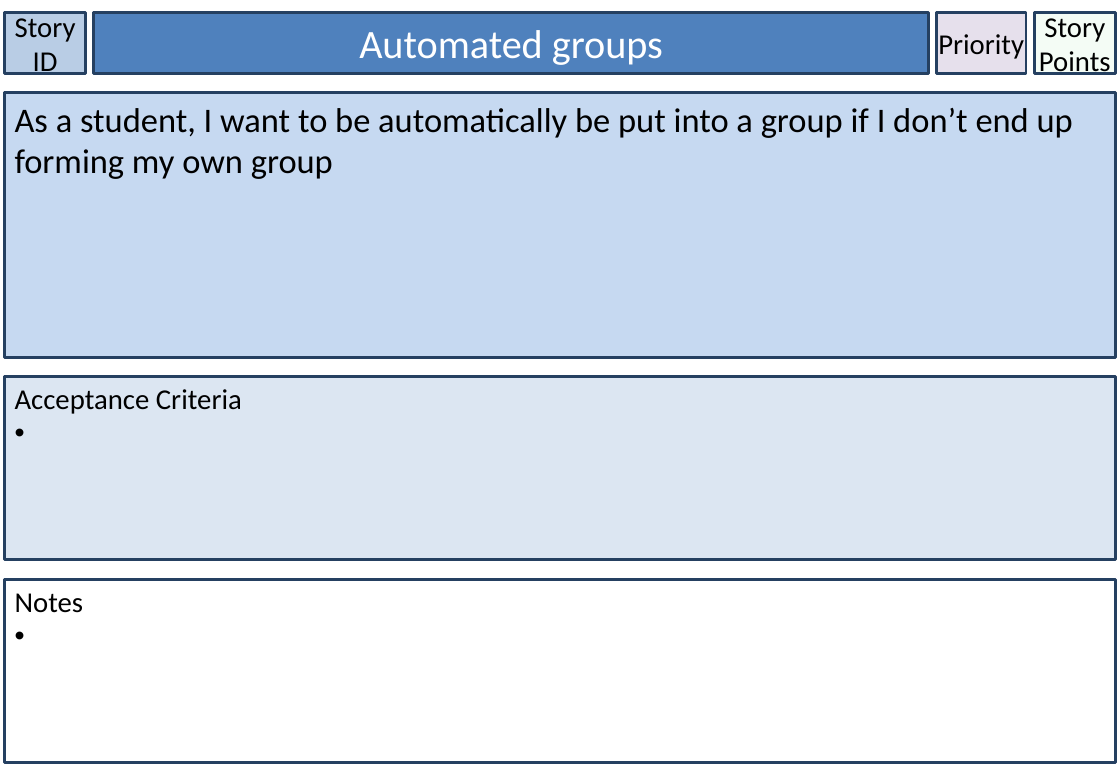
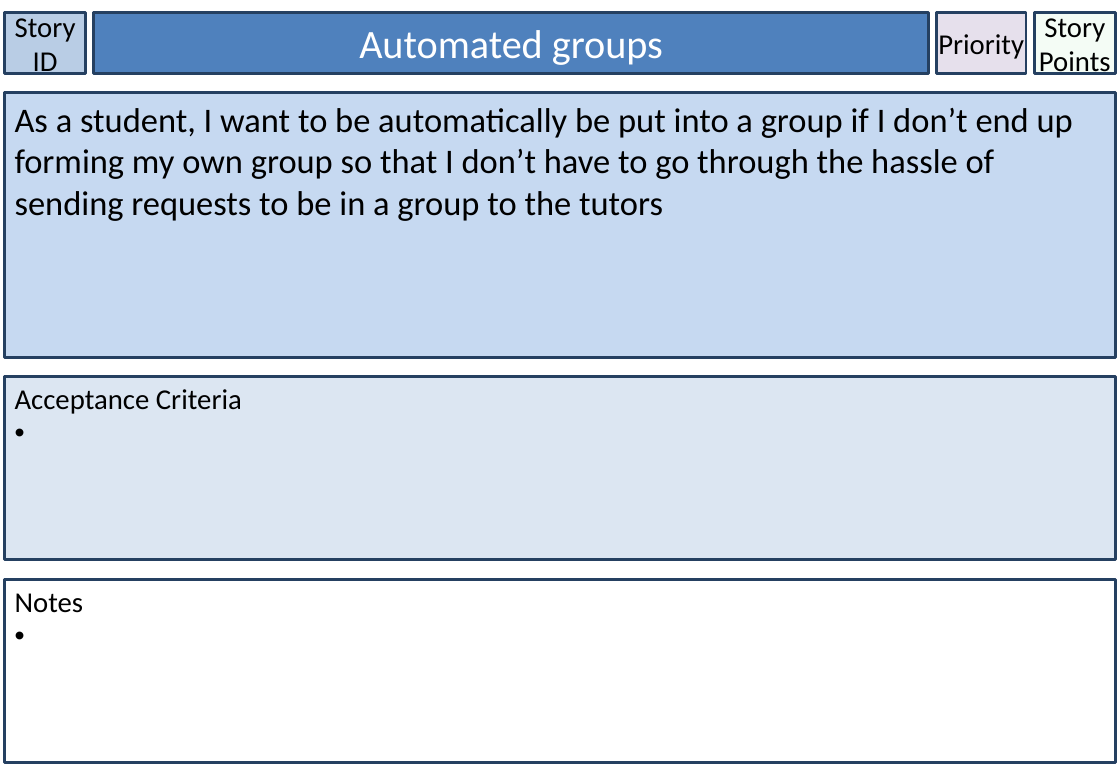
Before and after one commit to BrissyKim/group14, a slide deck: slide 3 of User_story/User stories - Sean.pptx. Drawn at 1120x775 pixels with LibreOffice and Linux fonts; fonts in the diff are those of the drawing. Boxes give left, top, right and bottom in pixels: in the first picture for what was removed or moved away, otherwise in the second. Text is boxed around its words. In the diff, an @@ line names an element or a change of style, - is before the commit and + after.

```diff
--- a/User_story/User stories - Sean.pptx
+++ b/User_story/User stories - Sean.pptx
@@ text in rectangle at (x1=15, y1=108, x2=1073, y2=221): text changed @@
-As a student, I want to be automatically be put into a group if I don’t end up forming my own group
+As a student, I want to be automatically be put into a group if I don’t end up forming my own group so that I don’t have to go through the hassle of sending requests to be in a group to the tutors
```
Also in this commit, not shown: 7 other slides changed, 1 slide added.
